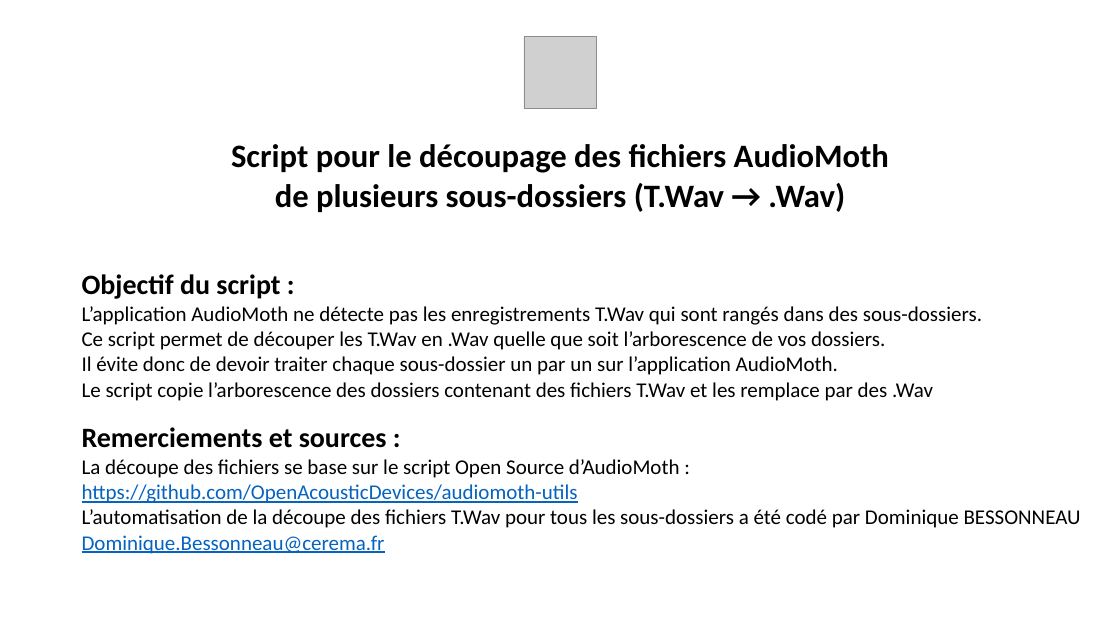
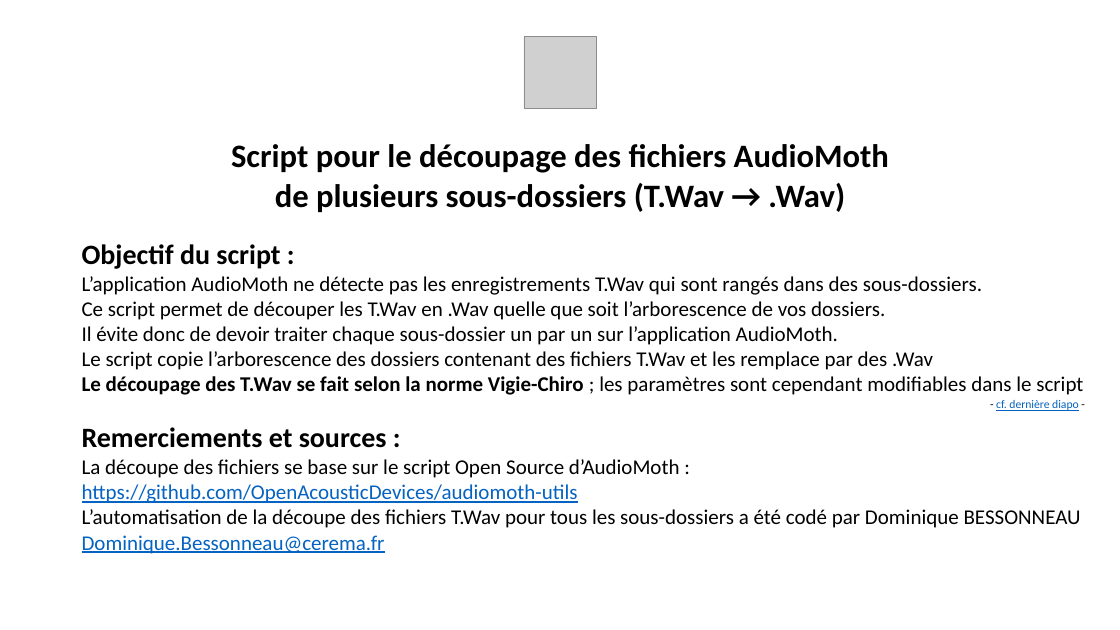
Before and after one commit to CEREMA/TWAV_splitter, a slide deck: slide 1 of Tuto_decoup_TWAV.pptx. Drawn at 1120x630 pixels with LibreOffice and Linux fonts; fonts in the diff are those of the drawing; grey boxes stand for pictures. Boxes give left, top, right and bottom in pixels: in the first picture for what was removed or moved away, otherwise in the second. Text is boxed around its words. In the diff, an @@ line names an element or a change of style, - is before the commit and + after.

```diff
--- a/Tuto_decoup_TWAV.pptx
+++ b/Tuto_decoup_TWAV.pptx
@@ text "Objectif du script :": place and size @@
-text "Objectif du script :" at (82,274,982,401)
+text "Objectif du script :" at (82,244,1083,395)
@@ text at (82,376,1083,395): paragraph added @@
+Le découpage des T.Wav se fait selon la norme Vigie-Chiro ; les paramètres sont cependant modifiables dans le script
@@ text added at (996,400,1079,411), 10 pt, text #0563C1, underline @@
+- cf. dernière diapo -
```
Also in this commit, not shown: 1 other slide changed, 1 slide added, 4 other files.
